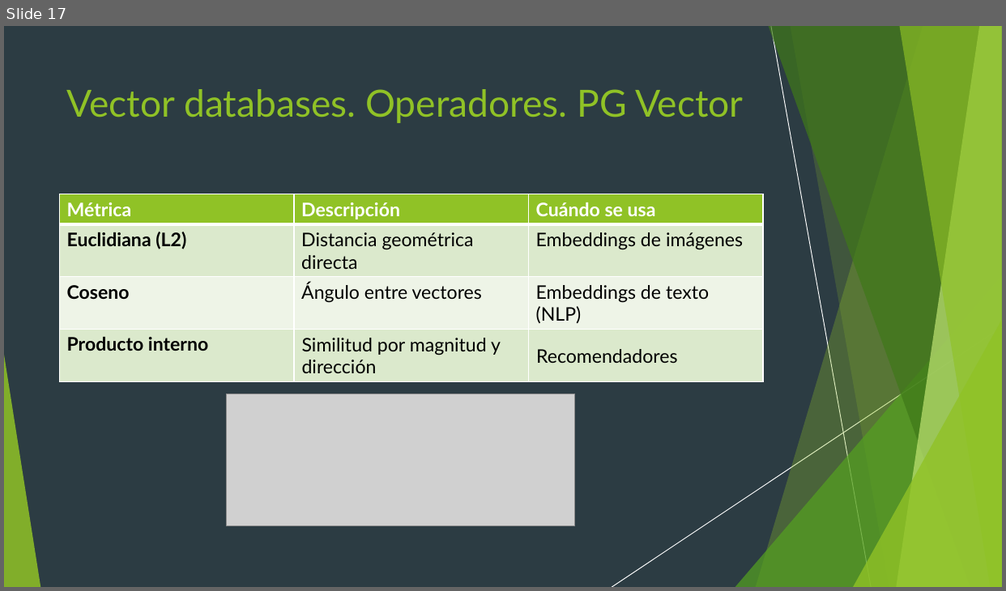
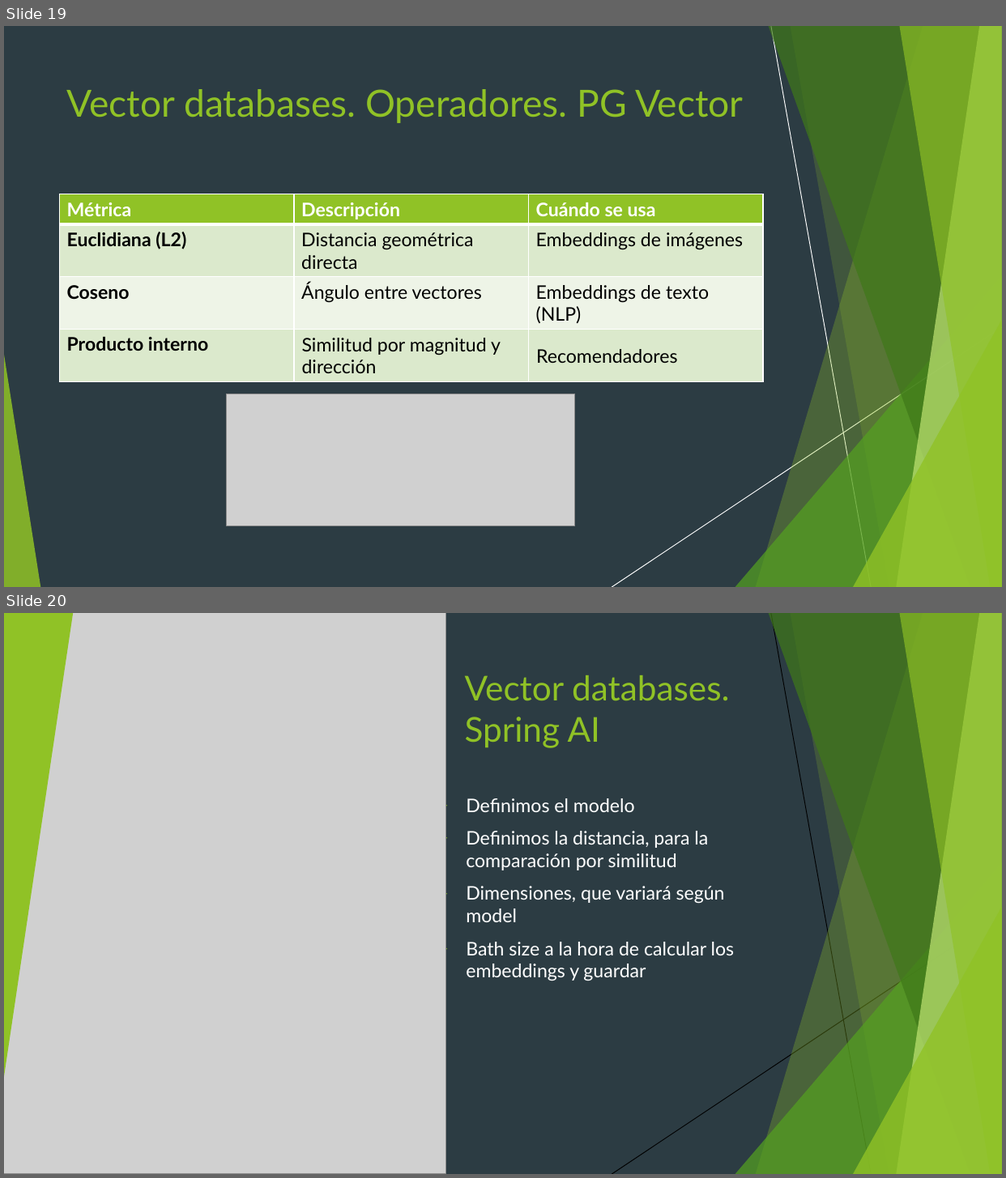
Before and after one commit to diegorufe/spring-ai-pocs, a slide deck: Presentación.pptx. Shown one above the other, each under a label of ours: slide 17 before the commit, slides 19 and 20 after it. The pictures are 1006x591 and 1006x1178 pixels, drawn with LibreOffice and Linux fonts; fonts in the diff are those of the drawing; grey boxes stand for pictures. Boxes give left, top, right and bottom in pixels: in the first picture for what was removed or moved away, otherwise in the second. Text is boxed around its words. In the diff, an @@ line names an element or a change of style, - is before the commit and + after.

Commit message:
feat: more doc rag, vector and mcp

```diff
--- a/Presentación.pptx
+++ b/Presentación.pptx
@@ slide 20 added at (4, 613, 1002, 1174), background #2C3C43; not listed: 10 template elements that a slide beside it also shows @@
@@ picture added at (4, 613, 445, 1174) @@
@@ triangle added at (4, 613, 73, 1077), fill #90C226 @@
@@ title added at (465, 675, 729, 748), 33 pt, text #90C226 @@
+Vector databases. Spring AI
@@ text added at (466, 798, 735, 982), 18 pt, text #FFFFFF @@
+▶ Definimos el modelo
+▶ Definimos la distancia, para la comparación por similitud
+▶ Dimensiones, que variará según model
+▶ Bath size a la hora de calcular los embeddings y guardar
@@ what was slide 17 is now slide 19 @@
```
Also in this commit, not shown: 6 other slides added.
